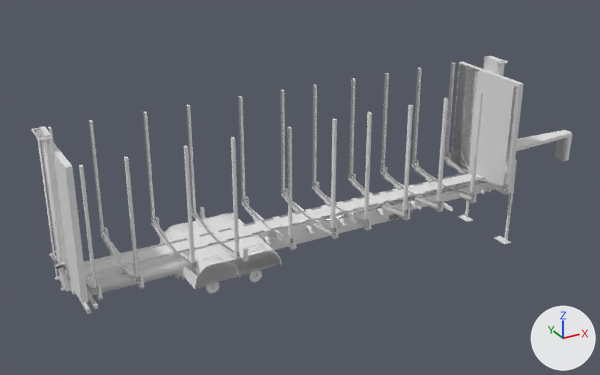
Two versions of the FBX model log_trailer/meshes/trucks/tuning/main.fbx, one commit apart.
The view is the same before and after, from a 50 mm lens placed at (-0.1492, -0.1872, 0.1133), pointed at (-0.0435, 0.0049, 0.0173). The axes (+X, +Y, +Z) are drawn at lower right. The lights are the same throughout. Where no turn or scale is listed for an object, it has been applied to the vertices. Vertices at the same position are counted once.

The older version as bpy lines, for what is in view:
```python
me_cube_015 = bpy.data.meshes.new('Cube.015')
me_cube_015.from_pydata(...)  # 86 vertices, 76 faces; spans x -0.0856..0.0245, y -0.0131..0.0129, z 0.002..0.0184
me_cube_13797 = bpy.data.meshes.new('Cube.13797')
me_cube_13797.from_pydata(...)  # 610 vertices, 492 faces; spans x -0.114..0.056, y -0.015..0.015, z 0.003..0.048
# before: 430 (-0.063, -0.013, 0.01) at pixel (267, 251), 431 (-0.081, -0.013, 0.01) at pixel (206, 267), 432 (-0.063, 0.013, 0.01) at pixel (227, 214), 433 (-0.06, -0.013, 0.009) at pixel (277, 253), 434 (-0.059, -0.013, 0.005) at pixel (281, 263)
# before: 435 (-0.083, -0.013, 0.007) at pixel (196, 278), 436 (-0.06, 0.013, 0.009), 437 (-0.059, 0.013, 0.005), 438 (-0.083, 0.013, 0.007) at pixel (160, 237), 439 (-0.084, 0.013, 0.005)
# before: 440 (-0.081, 0.013, 0.01) at pixel (170, 227), 441 (-0.084, -0.013, 0.005) at pixel (195, 288)
me_cube_14262 = bpy.data.meshes.new('Cube.14262')
me_cube_14262.from_pydata(...)  # 472 vertices, 374 faces; spans x -0.1128..0.0201, y -0.0152..0.0151, z 0.0093..0.044
me_cube_675 = bpy.data.meshes.new('Cube.675')
me_cube_675.from_pydata(...)  # 21829 vertices, 16634 faces; spans x 0.03..0.202, y -0.022..0.008, z -0.029..0.029
me_cube_675.materials.append(mat_main_mat)  # its picture is missing
ob_cdt_body = bpy.data.objects.new('cdt_Body', me_cube_13797)
ob_cdt_body.location = (0.0, 0.0, 0.0)
ob_cdt_lift_049 = bpy.data.objects.new('cdt_Lift.049', me_cube_14262)
ob_cdt_lift_049.location = (0.0, 0.0, 0.0)
ob_cdt_rootnode_004 = bpy.data.objects.new('cdt_RootNode.004', me_cube_015)
ob_cdt_rootnode_004.location = (0.0, 0.0, 0.0)
ob_main_001 = bpy.data.objects.new('main.001', me_cube_675)
ob_main_001.location = (-0.1453, 0.007, 0.0194)
# also in view: 'lift.001' at (-0.0464, 0.0, 0.0264)
```
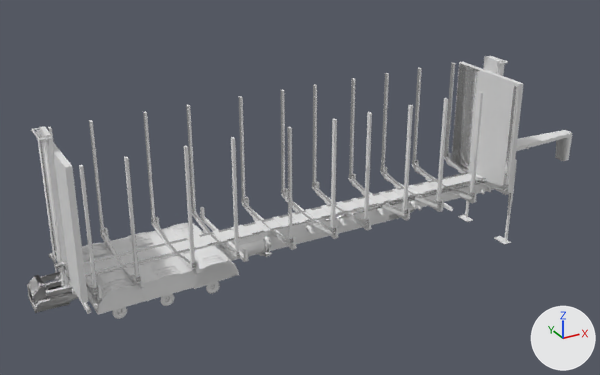
Pixel boxes [x1, y1, x2, y2] of what changed, in the pictures (600 x 375 px; the box of a moved part takes in the faces that stretch with it):
'main.001', reshaped
    before: [31, 56, 571, 312]
    after: [31, 56, 571, 319]
'cdt_Body', reshaped
    before: [40, 56, 572, 314]
    after: [40, 56, 572, 315]
'cdt_RootNode.004', reshaped
    before: [160, 173, 489, 288]
    after: [165, 173, 489, 289]
'cdt_Hitch', added
    after: [27, 275, 78, 313]
'hitch', added
    after: [27, 272, 78, 313]
part 1 of me_cube_015, moved or reshaped
    before: [169, 213, 279, 288]
    after: [169, 214, 398, 289]
part 2 of me_cube_675, deleted
    before: [249, 270, 262, 282]
part 3 of me_cube_675, built on
    before: [87, 213, 282, 296]
    after: [82, 232, 265, 319]
part 4 of me_cube_13797, moved or reshaped
    before: [195, 245, 280, 289]
    after: [82, 225, 237, 315]

What changed in the scene script:
```text
Add mat_hitch_mat:
    mat_hitch_mat = principled_material('hitch_mat')
    mat_hitch_mat.base_color = (0.8, 0.8, 0.8)  # white #e7e7e7
    mat_hitch_mat.metallic = 1.0
Change me_cube_13797:
    where me_cube_13797.from_pydata(...)  # 610 vertices, 492 faces; spans x -0.114..0.056, y -0.015..0.015, z 0.003..0.048
    used by ob_cdt_body; location = (0.0, 0.0, 0.0)
    me_cube_13797 part 4
    add for i in [431, 435, *range(438, 442)]: me_cube_13797.vertices[i].co += Vector((-0.025, 0.0, 0.0))
    add for i in [430, 432, 433, 434, 436, 437]: me_cube_13797.vertices[i].co += Vector((-0.012, 0.0, 0.0))
Change me_cube_675:
    used by ob_main_001; location = (-0.1453, 0.007, 0.0194)
    remove me_cube_675.from_pydata(...)  # 21829 vertices, 16634 faces; spans x 0.03..0.202, y -0.022..0.008, z -0.029..0.029
    add me_cube_675.from_pydata(...)  # 27410 vertices, 21570 faces; spans x 0.03..0.202, y -0.022..0.008, z -0.029..0.029
    me_cube_675 part 2: 101 loose pieces with 4299 vertices, spanning x 0.078..0.09, y -0.017..0.003, z -0.019..-0.012, are deleted
    me_cube_675 part 3: 71 vertices moved within x 0.034..0.08, y -0.02..0.006, z -0.017..-0.011; 620 vertices removed from x 0.074..0.086, y -0.02..0.006, z -0.017..-0.009; 10180 vertices added at x 0.036..0.065, y -0.02..0.006, z -0.019..-0.009
Change me_cube_015:
    where me_cube_015.from_pydata(...)  # 86 vertices, 76 faces; spans x -0.0856..0.0245, y -0.0131..0.0129, z 0.002..0.0184
    used by ob_cdt_rootnode_004; location = (0.0, 0.0, 0.0)
    me_cube_015 part 1: all 12 vertices in x -0.0632..-0.0592, y -0.0131..0.0129, z 0.002..0.0102 are moved by (-0.0125, 0.0, 0.0)
Add me_cube_927:
    me_cube_927.from_pydata(...)  # 578 vertices, 599 faces; spans x -0.12193..-0.1103, y -0.00448..0.00439, z 0.00371..0.01012
Add me_cube_028:
    me_cube_028.from_pydata(...)  # 578 vertices, 598 faces; spans x -0.12193..-0.1103, y -0.00448..0.00439, z 0.00371..0.01012
    me_cube_028.materials.append(mat_hitch_mat)  # white #e7e7e7
Add ob_cdt_hitch:
    ob_cdt_hitch = bpy.data.objects.new('cdt_Hitch', me_cube_927)
    ob_cdt_hitch.location = (0.0, 0.0, 0.0)
Add ob_hitch:
    ob_hitch = bpy.data.objects.new('hitch', me_cube_028)
    ob_hitch.location = (0.0, 0.0, 0.0)
```
